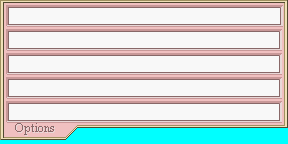
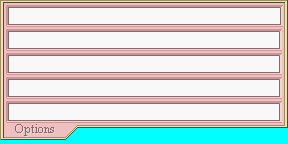
Two versions of the same layered image (288px x 144px). Layer-by-layer changes:
painted on "Options #1" over left=15, top=123, right=54, bottom=136
painted on "Options" over left=16, top=124, right=55, bottom=137
